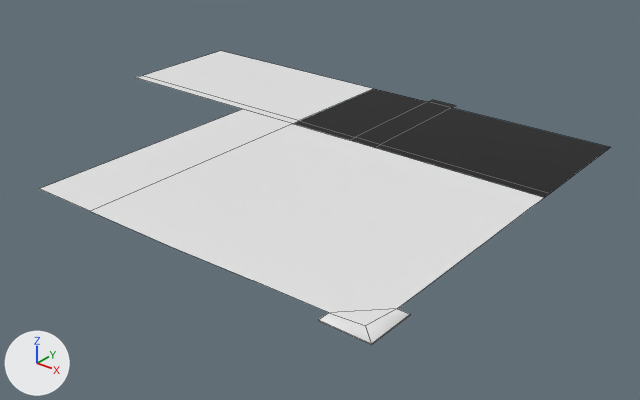
Renders of the FBX model Assets/Art/Models/BasicModels/Floor.fbx from each side of a commit.
Before and after are seen from a 50 mm lens placed at (17.2, -27.2, 11.8), pointed at (-0.5, -5.1, -1.9). The axes (+X, +Y, +Z) are drawn at lower left. The lights are the same throughout. Mesh edges are drawn as thin lines. Where no turn or scale is listed for an object, it has been applied to the vertices.

Names of what the first picture shows: 'Floor'.
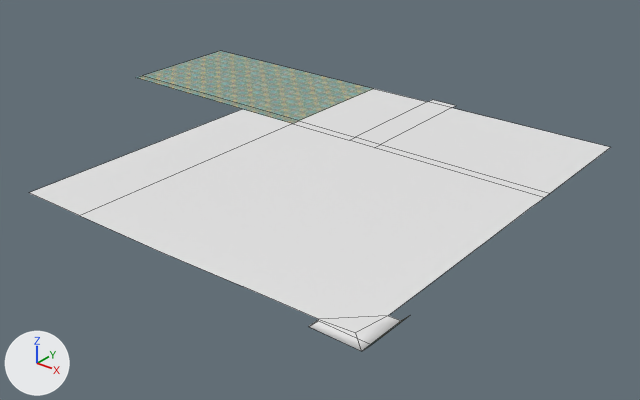
The newer file is also rescaled (x1.03), turned or shifted as a whole; pictures and numbers use the older file's frame.

Changed parts and their boxes (x1, y1, x2, y2) in the pictures (640 x 400 px; the box of a moved part takes in the faces that stretch with it):
'Floor', reshaped, recoloured
    before: (40, 51, 611, 345)
    after: (29, 51, 611, 351)
part 1 of me_cube_004, moved or reshaped
    before: (40, 109, 544, 345)
    after: (29, 109, 544, 351)
part 2 of me_cube_004, recoloured (black to white)
    both: (293, 89, 611, 198)
part 3 of me_cube_004, recoloured (white to grey)
    both: (136, 51, 373, 124)

The change in detail:
Picture 'floor_tiles_07_baseColor_1k.png' (img_floor_tiles_07_basecolor_1k_png) is new.
Material 'Material.004' (mat_material_004) is new.
Its texture is img_floor_tiles_07_basecolor_1k_png.
me_cube_004 has 36 vertices, 16 faces and spans x -12.2..7.4, y -13.1..2.2, z -0.2.
me_cube_004 is used by ob_floor; location (0.0, 0.0, 0.0).
Before the commit, vertices of me_cube_004: 2 (-3.3, -12.8, -0.2) at pixel (90, 211), 8 (7.0, -11.5, -0.2) at pixel (397, 308), 9 (7.4, -11.5, -0.2) at pixel (410, 314), 10 (5.8, -13.1, -0.2) at pixel (318, 319), 11 (5.8, -12.7, -0.2) at pixel (328, 312).
Before the commit, vertices of me_cube_004: 12 (0.3, -12.8, -0.2) at pixel (170, 246), 13 (3.3, -12.7, -0.2) at pixel (253, 280), 15 (7.4, -13.1, -0.2) at pixel (371, 343), 16 (6.8, -12.6, -0.2) at pixel (365, 325), 19 (-5.8, -12.8, -0.2) at pixel (39, 188).
me_cube_004 no longer uses material mat_material (white #e7e7e7).
Part 1, on me_cube_004:
Vertices 2, 8 to 13, 15, 16, 19 of me_cube_004 move by (0.0, -0.4, 0.0).
me_cube_004 part 2: all 7 faces that had it switch from mat_old_cement (black #000000) to mat_wooden_floor (its picture is missing).
me_cube_004 part 3: all 2 faces that had it switch from mat_material_001 (white #e7e7e7) to mat_material_004 (picture img_floor_tiles_07_basecolor_1k_png).
